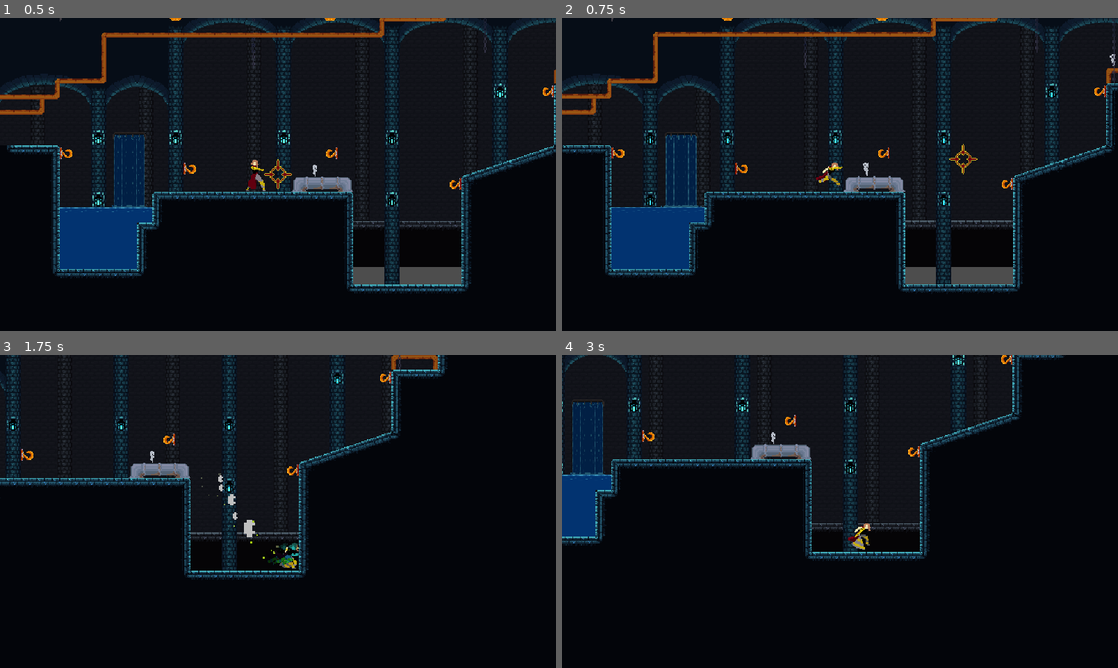
Above: before the commit, frames 1-4 (two rows, left to right).
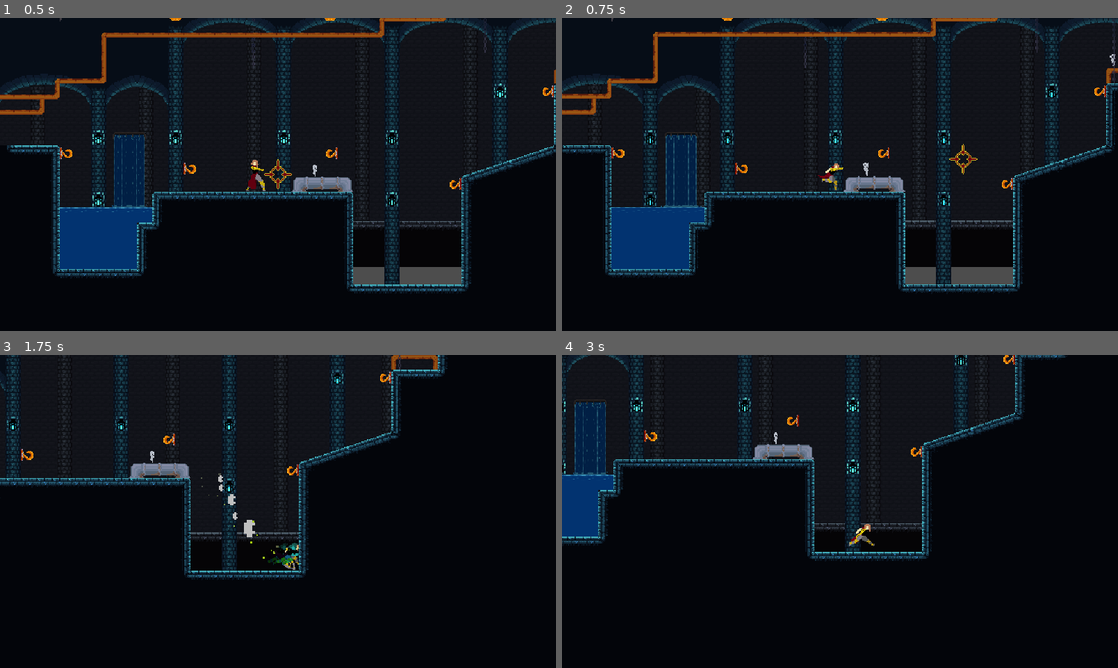
Above: after the commit, the same moments.

Repository: brueland/Team-Gear-Pirate-Software-Jam
Game: Godot game, scene res://Scenes/Levels/SBX/sbx_main.tscn
Same seed, same stepped clock (60 frames per second), same inputs: the game is played once before the commit and once after it. This scene is started directly instead of the project's main scene.
Inputs (mouse positions are in pixels of both pictures, inside the frame that each line leads up to):
- Up to frame 1 (0.5 s): no input
- Up to frame 2 (0.75 s): move the mouse to (962, 158) at 0.52 s; hold D (MoveRight) from 0.53 s (still down); tap S (Crouch) at 0.6 s
- Up to frame 3 (1.75 s): keep holding D (MoveRight); tap Space (Jump) at 0.77, 1.52 s; move the mouse to (166, 527) at 1.27 s; right-click (166, 527) at 1.35 s
- Up to frame 4 (3 s): move the mouse to (895, 442) at 2.02 s; release D (MoveRight) at 2.03 s; hold A (MoveLeft) 2.03-2.78 s; click (895, 442) at 2.1 s; move the mouse to (812, 574) at 2.77 s; hold D (MoveRight) from 2.78 s (still down); tap Shift (Parasol) at 2.85 s

Frame 1 is identical in both runs. In frame 2, 0.1% of the frame differs, in the area x 45-51%, y 46-56%; in frame 3, less than 0.1%; in frame 4, 5.4%, in the area x 0-91%, y 0-66%.

Commit message:
Updated playerSprites

Diff:
--- a/Scenes/Player/Player.tscn
+++ b/Scenes/Player/Player.tscn
@@ -22,7 +22,7 @@
 [ext_resource type="Texture2D" uid="uid://dlvhlyo0nvb6g" path="res://Assets/Sprites/Player/Parasol_Exit_Right.png" id="20_8qed0"]
 [ext_resource type="Texture2D" uid="uid://coj7cxlube7f4" path="res://Assets/Sprites/Player/Parasol_Gliding_Right.png" id="21_ojppf"]
 [ext_resource type="Texture2D" uid="uid://bsnvoaneajxp8" path="res://Assets/Sprites/Player/Parasol_Enter_Right.png" id="22_1jqbf"]
-[ext_resource type="Texture2D" uid="uid://d04y37r7rjqye" path="res://Assets/Sprites/Player/RunningAim.png" id="23_xiuoq"]
+[ext_resource type="Texture2D" uid="uid://b63kwnwpmjvfc" path="res://Assets/Sprites/Player/Running.png" id="23_0ss2o"]
 [ext_resource type="Texture2D" uid="uid://cja1wnyiquxnh" path="res://Assets/Sprites/Player/Arm.png" id="24_1kxht"]
 [ext_resource type="Texture2D" uid="uid://dv2kx865vsqtt" path="res://Assets/Sprites/Grapple/Aim.png" id="25_ar4as"]
 [ext_resource type="Texture2D" uid="uid://bcvjkn2ipvh8u" path="res://Assets/Sprites/Environment/SmokeParticles1.png" id="26_aemss"]
@@ -174,37 +174,37 @@
 atlas = ExtResource("12_f15i7")
 region = Rect2(64, 0, 32, 68)
 
-[sub_resource type="AtlasTexture" id="AtlasTexture_jqmys"]
+[sub_resource type="AtlasTexture" id="AtlasTexture_6qg5f"]
 atlas = ExtResource("13_o12la")
-region = Rect2(3, 0, 29, 32)
-
-[sub_resource type="AtlasTexture" id="AtlasTexture_wxqi3"]
+region = Rect2(0, 0, 32, 32)
+
+[sub_resource type="AtlasTexture" id="AtlasTexture_r8x5c"]
 atlas = ExtResource("13_o12la")
-region = Rect2(32, 0, 29, 32)
-
-[sub_resource type="AtlasTexture" id="AtlasTexture_ytben"]
+region = Rect2(32, 0, 32, 32)
+
+[sub_resource type="AtlasTexture" id="AtlasTexture_8xvea"]
 atlas = ExtResource("13_o12la")
-region = Rect2(61, 0, 29, 32)
-
-[sub_resource type="AtlasTexture" id="AtlasTexture_qodcl"]
+region = Rect2(64, 0, 32, 32)
+
+[sub_resource type="AtlasTexture" id="AtlasTexture_sjk5y"]
 atlas = ExtResource("13_o12la")
-region = Rect2(90, 0, 29, 32)
-
-[sub_resource type="AtlasTexture" id="AtlasTexture_ckunt"]
+region = Rect2(96, 0, 32, 32)
+
+[sub_resource type="AtlasTexture" id="AtlasTexture_7dgql"]
 atlas = ExtResource("13_o12la")
-region = Rect2(119, 0, 29, 32)
-
-[sub_resource type="AtlasTexture" id="AtlasTexture_2tnxl"]
+region = Rect2(128, 0, 32, 32)
+
+[sub_resource type="AtlasTexture" id="AtlasTexture_40nr0"]
 atlas = ExtResource("13_o12la")
-region = Rect2(148, 0, 29, 32)
-
-[sub_resource type="AtlasTexture" id="AtlasTexture_pb7dv"]
+region = Rect2(160, 0, 32, 32)
+
+[sub_resource type="AtlasTexture" id="AtlasTexture_wqwge"]
 atlas = ExtResource("13_o12la")
-region = Rect2(177, 0, 29, 32)
-
-[sub_resource type="AtlasTexture" id="AtlasTexture_bfcni"]
+region = Rect2(192, 0, 32, 32)
+
+[sub_resource type="AtlasTexture" id="AtlasTexture_bv1rl"]
 atlas = ExtResource("13_o12la")
-region = Rect2(206, 0, 29, 32)
+region = Rect2(224, 0, 32, 32)
 
 [sub_resource type="AtlasTexture" id="AtlasTexture_yqw0j"]
 atlas = ExtResource("14_7e31q")
@@ -298,37 +298,37 @@
 atlas = ExtResource("22_1jqbf")
 region = Rect2(64, 0, 32, 68)
 
-[sub_resource type="AtlasTexture" id="AtlasTexture_frnkp"]
-atlas = ExtResource("23_xiuoq")
-region = Rect2(1, 0, 29, 34)
-
-[sub_resource type="AtlasTexture" id="AtlasTexture_e5k26"]
-atlas = ExtResource("23_xiuoq")
-region = Rect2(30, 0, 29, 34)
-
-[sub_resource type="AtlasTexture" id="AtlasTexture_mq707"]
-atlas = ExtResource("23_xiuoq")
-region = Rect2(59, 0, 29, 34)
-
-[sub_resource type="AtlasTexture" id="AtlasTexture_r3wr8"]
-atlas = ExtResource("23_xiuoq")
-region = Rect2(88, 0, 29, 34)
-
-[sub_resource type="AtlasTexture" id="AtlasTexture_f4f5h"]
-atlas = ExtResource("23_xiuoq")
-region = Rect2(117, 0, 29, 34)
-
-[sub_resource type="AtlasTexture" id="AtlasTexture_um511"]
-atlas = ExtResource("23_xiuoq")
-region = Rect2(146, 0, 29, 34)
-
-[sub_resource type="AtlasTexture" id="AtlasTexture_a3tld"]
-atlas = ExtResource("23_xiuoq")
-region = Rect2(175, 0, 29, 34)
-
-[sub_resource type="AtlasTexture" id="AtlasTexture_qqhqn"]
-atlas = ExtResource("23_xiuoq")
-region = Rect2(204, 0, 29, 34)
+[sub_resource type="AtlasTexture" id="AtlasTexture_tq88i"]
+atlas = ExtResource("23_0ss2o")
+region = Rect2(0, 0, 32, 32)
+
+[sub_resource type="AtlasTexture" id="AtlasTexture_cdue6"]
+atlas = ExtResource("23_0ss2o")
+region = Rect2(32, 0, 32, 32)
+
+[sub_resource type="AtlasTexture" id="AtlasTexture_yvgii"]
+atlas = ExtResource("23_0ss2o")
+region = Rect2(64, 0, 32, 32)
+
+[sub_resource type="AtlasTexture" id="AtlasTexture_5me4r"]
+atlas = ExtResource("23_0ss2o")
+region = Rect2(96, 0, 32, 32)
+
+[sub_resource type="AtlasTexture" id="AtlasTexture_l26e1"]
+atlas = ExtResource("23_0ss2o")
+region = Rect2(128, 0, 32, 32)
+
+[sub_resource type="AtlasTexture" id="AtlasTexture_qogww"]
+atlas = ExtResource("23_0ss2o")
+region = Rect2(160, 0, 32, 32)
+
+[sub_resource type="AtlasTexture" id="AtlasTexture_jsk6y"]
+atlas = ExtResource("23_0ss2o")
+region = Rect2(192, 0, 32, 32)
+
+[sub_resource type="AtlasTexture" id="AtlasTexture_tiocg"]
+atlas = ExtResource("23_0ss2o")
+region = Rect2(224, 0, 32, 32)
 
 [sub_resource type="SpriteFrames" id="SpriteFrames_fwlpx"]
 animations = [{
@@ -502,28 +502,28 @@
 }, {
 "frames": [{
 "duration": 1.0,
-"texture": SubResource("AtlasTexture_jqmys")
-}, {
-"duration": 1.0,
-"texture": SubResource("AtlasTexture_wxqi3")
-}, {
-"duration": 1.0,
-"texture": SubResource("AtlasTexture_ytben")
-}, {
-"duration": 1.0,
-"texture": SubResource("AtlasTexture_qodcl")
-}, {
-"duration": 1.0,
-"texture": SubResource("AtlasTexture_ckunt")
-}, {
-"duration": 1.0,
-"texture": SubResource("AtlasTexture_2tnxl")
-}, {
-"duration": 1.0,
-"texture": SubResource("AtlasTexture_pb7dv")
-}, {
-"duration": 1.0,
-"texture": SubResource("AtlasTexture_bfcni")
+"texture": SubResource("AtlasTexture_6qg5f")
+}, {
+"duration": 1.0,
+"texture": SubResource("AtlasTexture_r8x5c")
+}, {
+"duration": 1.0,
+"texture": SubResource("AtlasTexture_8xvea")
+}, {
+"duration": 1.0,
+"texture": SubResource("AtlasTexture_sjk5y")
+}, {
+"duration": 1.0,
+"texture": SubResource("AtlasTexture_7dgql")
+}, {
+"duration": 1.0,
+"texture": SubResource("AtlasTexture_40nr0")
+}, {
+"duration": 1.0,
+"texture": SubResource("AtlasTexture_wqwge")
+}, {
+"duration": 1.0,
+"texture": SubResource("AtlasTexture_bv1rl")
 }],
 "loop": true,
 "name": &"left_running",
@@ -650,28 +650,28 @@
 }, {
 "frames": [{
 "duration": 1.0,
-"texture": SubResource("AtlasTexture_frnkp")
-}, {
-"duration": 1.0,
-"texture": SubResource("AtlasTexture_e5k26")
-}, {
-"duration": 1.0,
-"texture": SubResource("AtlasTexture_mq707")
-}, {
-"duration": 1.0,
-"texture": SubResource("AtlasTexture_r3wr8")
-}, {
-"duration": 1.0,
-"texture": SubResource("AtlasTexture_f4f5h")
-}, {
-"duration": 1.0,
-"texture": SubResource("AtlasTexture_um511")
-}, {
-"duration": 1.0,
-"texture": SubResource("AtlasTexture_a3tld")
-}, {
-"duration": 1.0,
-"texture": SubResource("AtlasTexture_qqhqn")
+"texture": SubResource("AtlasTexture_tq88i")
+}, {
+"duration": 1.0,
+"texture": SubResource("AtlasTexture_cdue6")
+}, {
+"duration": 1.0,
+"texture": SubResource("AtlasTexture_yvgii")
+}, {
+"duration": 1.0,
+"texture": SubResource("AtlasTexture_5me4r")
+}, {
+"duration": 1.0,
+"texture": SubResource("AtlasTexture_l26e1")
+}, {
+"duration": 1.0,
+"texture": SubResource("AtlasTexture_qogww")
+}, {
+"duration": 1.0,
+"texture": SubResource("AtlasTexture_jsk6y")
+}, {
+"duration": 1.0,
+"texture": SubResource("AtlasTexture_tiocg")
 }],
 "loop": true,
 "name": &"right_running",
@@ -718,7 +718,8 @@
 
 [node name="PlayerSprite" type="AnimatedSprite2D" parent="."]
 sprite_frames = SubResource("SpriteFrames_fwlpx")
-animation = &"left_jump"
+animation = &"left_running"
+frame_progress = 0.537491
 speed_scale = 2.0
 
 [node name="Arm" type="Sprite2D" parent="PlayerSprite"]
--- a/Scripts/Player/PlayerController.gd
+++ b/Scripts/Player/PlayerController.gd
@@ -405,14 +405,14 @@
 
 	if animation == "right_running":
 		match frame:
-				0: armSprite.position = Vector2(2, -4.5)
-				1: armSprite.position = Vector2(3, -6.5)
-				2: armSprite.position = Vector2(2, -6.5)
+				0: armSprite.position = Vector2(4, -4.5)
+				1: armSprite.position = Vector2(4, -5.5)
+				2: armSprite.position = Vector2(4, -5.5)
 				3: armSprite.position = Vector2(4, -5.5)
-				4: armSprite.position = Vector2(3, -4.5)
-				5: armSprite.position = Vector2(3, -6.5)
-				6: armSprite.position = Vector2(3, -5.5)
-				7: armSprite.position = Vector2(5, -5.5)
+				4: armSprite.position = Vector2(4, -4.5)
+				5: armSprite.position = Vector2(4, -5.5)
+				6: armSprite.position = Vector2(4, -5.5)
+				7: armSprite.position = Vector2(4, -4.5)
 
 	elif animation == "right_jump":
 		match frame:
@@ -429,14 +429,14 @@
 
 	elif animation == "left_running":
 		match frame:
-				0: armSprite.position = Vector2(-7, -4.5)
-				1: armSprite.position = Vector2(-6, -6.5)
-				2: armSprite.position = Vector2(-4, -6.5)
-				3: armSprite.position = Vector2(-5, -5.5)
-				4: armSprite.position = Vector2(-6, -4.5)
-				5: armSprite.position = Vector2(-7, -6.5)
-				6: armSprite.position = Vector2(-3, -5.5)
-				7: armSprite.position = Vector2(-3, -5.5)
+				0: armSprite.position = Vector2(-4, -4.5)
+				1: armSprite.position = Vector2(-4, -5.5)
+				2: armSprite.position = Vector2(-4, -5.5)
+				3: armSprite.position = Vector2(-4, -5.5)
+				4: armSprite.position = Vector2(-4, -4.5)
+				5: armSprite.position = Vector2(-4, -5.5)
+				6: armSprite.position = Vector2(-4, -5.5)
+				7: armSprite.position = Vector2(-4, -4.5)
 	elif animation == "left_idle":
 		armSprite.position = Vector2(1.5, -7.5)
 
Binary file changed: Assets/Sprites/Player/Running.png
Binary file changed: Assets/Sprites/Player/RunningAim_Left.png
